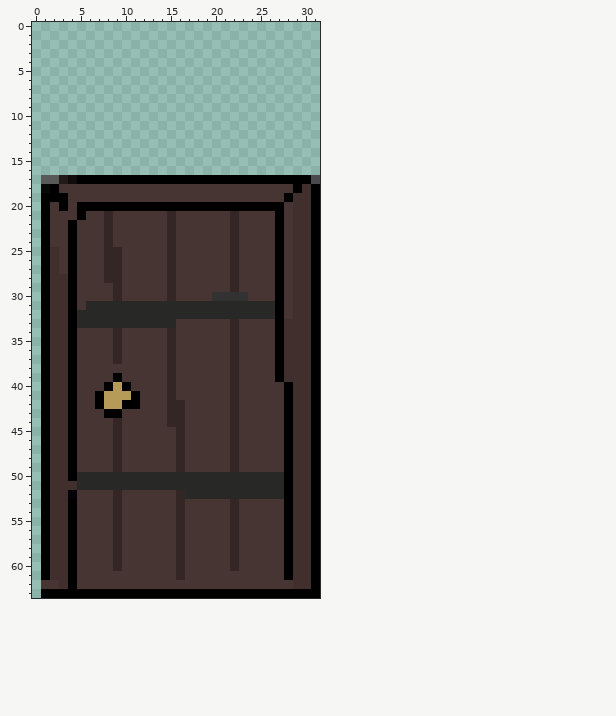
One commit to this pixel-art sprite: Assets/Sprites/Room/door.png. The first picture shows the starting point.
The file is 32x64 pixels. Colours within 5 levels of each other are drawn and written as one.
After:
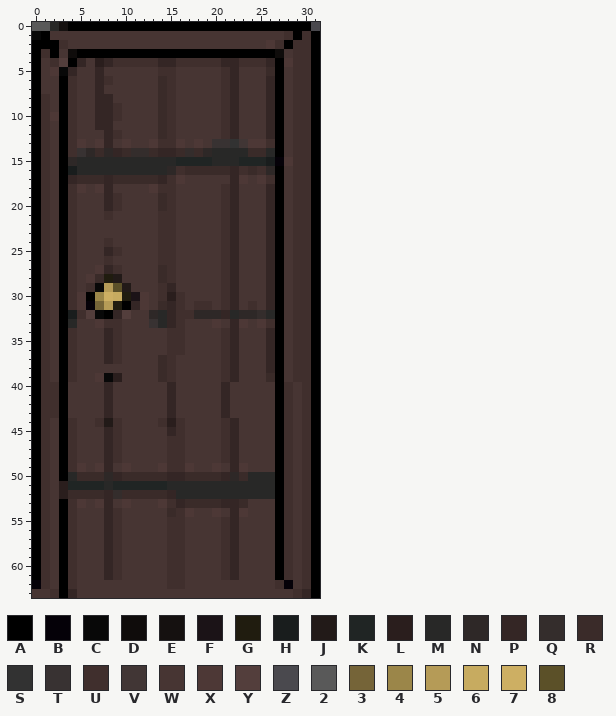
Palette (. is transparent): A #000000  B #050108  C #080808  D #0f0c0b  E #151110  F #1b1317  G #201c0f  H #191d1d  J #221a18  K #202524  L #2a1e1d  M #282827  N #2e2827  P #342625  Q #342d2c  R #3a2b29  S #323232  T #383232  U #402f2d  V #413635  W #473533  X #4d3836  Y #533e3c  Z #4a494e  2 #595959  3 #756438  4 #9b8649  5 #b59b57  6 #c7ab60  7 #cdaf63  8 #5b5028
Changes in this commit:
@@ x 0..31 @@
- 0 ................................
- 1 ................................
- 2 ................................
- 3 ................................
- 4 ................................
- 5 ................................
- 6 ................................
- 7 ................................
- 8 ................................
- 9 ................................
-10 ................................
-11 ................................
-12 ................................
-13 ................................
-14 ................................
-15 ................................
-16 ................................
-17 .22JDAAAAAAAAAAAAAAAAAAAAAAAAAAZ
-18 .CAWWWWWWWWWWWWWWWWWWWWWWWWWWAUA
-19 .AAAWWWWWWWWWWWWWWWWWWWWWWWWAUUA
-20 .AWAWAAAAAAAAAAAAAAAAAAAAAAAWUUA
-21 .AWWWAWWPWWWWWWPWWWWWWPWWWWAWUUA
-22 .AWWAWWWPWWWWWWPWWWWWWPWWWWAWUUA
-23 .AWWAWWWPWWWWWWPWWWWWWPWWWWAWUUA
-24 .AWWAWWWPWWWWWWPWWWWWWPWWWWAWUUA
-25 .AUWAWWWPPWWWWWPWWWWWWPWWWWAWUUA
-26 .AUWAWWWPPWWWWWPWWWWWWPWWWWAWUUA
-27 .AUWAWWWPPWWWWWPWWWWWWPWWWWAWUUA
-28 .AUUAWWWPPWWWWWPWWWWWWPWWWWAWUUA
-29 .AUUAWWWWPWWWWWPWWWWWWPWWWWAWUUA
-30 .AUUAWWWWPWWWWWPWWWWSSSSWWWAWUUA
-31 .AUUAWMMMMMMMMMMMMMMMMMMMMMAWUUA
-32 .AUUAMMMMMMMMMMMMMMMMMMMMMMAWUUA
-33 .AUUAMMMMMMMMMMMWWWWWWPWWWWAUUUA
-34 .AUUAWWWWPWWWWWPWWWWWWPWWWWAUUUA
-35 .AUUAWWWWPWWWWWPWWWWWWPWWWWAUUUA
-36 .AUUAWWWWPWWWWWPWWWWWWPWWWWAUUUA
-37 .AUUAWWWWPWWWWWPWWWWWWPWWWWAUUUA
-38 .AUUAWWWWWWWWWWPWWWWWWPWWWWAUUUA
-39 .AUUAWWWWAWWWWWPWWWWWWPWWWWAUUUA
-40 .AUUAWWWA5AWWWWPWWWWWWPWWWWWAUUA
-41 .AUUAWWA555AWWWPWWWWWWPWWWWWAUUA
-42 .AUUAWWA55AAWWWPPWWWWWPWWWWWAUUA
-43 .AUUAWWWAAWWWWWPPWWWWWPWWWWWAUUA
-44 .AUUAWWWWPWWWWWPPWWWWWPWWWWWAUUA
-45 .AUUAWWWWPWWWWWWPWWWWWPWWWWWAUUA
-46 .AUUAWWWWPWWWWWWPWWWWWPWWWWWAUUA
-47 .AUUAWWWWPWWWWWWPWWWWWPWWWWWAUUA
-48 .AUUAWWWWPWWWWWWPWWWWWPWWWWWAUUA
-49 .AUUAWWWWPWWWWWWPWWWWWPWWWWWAUUA
-50 .AUUAMMMMMMMMMMMMMMMMMMMMMMMAUUA
-51 .AUUUMMMMMMMMMMMMMMMMMMMMMMMAUUA
-52 .AUUBWWWWPWWWWWWPMMMMMMMMMMMAUUA
-53 .AUUAWWWWPWWWWWWPWWWWWPWWWWWAUUA
-54 .AUUAWWWWPWWWWWWPWWWWWPWWWWWAUUA
-55 .AUUAWWWWPWWWWWWPWWWWWPWWWWWAUUA
-56 .AUUAWWWWPWWWWWWPWWWWWPWWWWWAUUA
-57 .AUUAWWWWPWWWWWWPWWWWWPWWWWWAUUA
-58 .AUUAWWWWPWWWWWWPWWWWWPWWWWWAUUA
-59 .AUUAWWWWPWWWWWWPWWWWWPWWWWWAUUA
-60 .AUUAWWWWPWWWWWWPWWWWWPWWWWWAUUA
-61 .AUUAWWWWWWWWWWWPWWWWWWWWWWWAUUA
-62 .WWUAWWWWWWWWWWWWWWWWWWWWWWWWUUA
-63 .AAAAAAAAAAAAAAAAAAAAAAAAAAAAAAA
+ 0 22MEAAAAAAAAAAAAAAAAAAAAAAAAAAAZ
+ 1 CAWWWWWWWWWWWWWWWWWWWWWWWWWWUAUA
+ 2 AAAUWWWWWWWWWWWWWWWWWWWWWWXUAUUA
+ 3 AUAWDAAAAAAAAAAAAAAAAAAAAAADWUUA
+ 4 AWUYAPWLPUUUUUPPUUUUUPPUUUPAXUUA
+ 5 AWXCPWWPWWWWWWUUWWWWWUPWWWRAWUUA
+ 6 AWWAUWWPUWWWWWRUWWWWWUPWWWPAWUUA
+ 7 AWWAUWWPWWWWWWRUWWWWWUPWWWPAWUUA
+ 8 AUWAUWWPPWWWWWRUWWWWWUPWWWPAWUUA
+ 9 AUWAUWWPPUWWWWRUWWWWWUPWWWPAWUUA
+10 AUXAUWWPPUWWWWRUWWWWWUPWWWPAWUUA
+11 AUWAUWWPPWWWWWRUWWWWWUPWWWPAWUUA
+12 AUWAUWWWPUWWWWRUWWWWWUPWWWPAWUUA
+13 AUWAUXWXPWXWWXUUXWXWTTSVXXUAWUUA
+14 AUWAUTNRNPRQQRPPRQRNMMMMRRMAWUUA
+15 AUWANMMMMMMMMMMMKKKKMMMKKKHBXUUA
+16 AUWAHMMMMMMMMMMNURRRRRPURUNAWUUA
+17 AUWAPRRRPRRRRRPUXWWWWWPXWXUAWUUA
+18 AUWAUXWXPWWWWXUUWWWWWUPWWWPAWUUA
+19 AUWAUWWWPUWWWWRUWWWWWUPWWWPAWUUA
+20 AUWAUWWWPUWWWWRUWWWWWUPWWWPAWUUA
+21 AUWAUWWWUWWWWWUUWWWWWUPWWWPAWUUA
+22 AUWAUWWWWWWWWWUUWWWWWUPWWWPAWUUA
+23 AUWAUWWWWWWWWWUUWWWWWUPWWWPAWUUA
+24 AUWAUWWWUWWWWWUUWWWWWUPWWWPAWUUA
+25 AUWAUWWWPUWWWWUUWWWWWUPWWWPAWUUA
+26 AUWAUWWWUWWWWWUUWWWWWUPWWWPAWUUA
+27 AUWAUWWXPUWWWWRUWWWWWUPWWWPAWUUA
+28 AUWAUWXRGJWWWWRUWWWWWUPWWWPAWUUA
+29 AUWAUWUC58JWWWUPWWWWWUPWWWPAWUUA
+30 AUWAUXA476GFXWULUWWWWUPWWWPAWUUA
+31 AUWAUXB35GAPXWRPUWUUWUPWUWPAWUUA
+32 AUWAHUYCAPYWWNMPUUNNNPMNNQMAWUUA
+33 AUWAMWWXUUWWWTMPUWWWXWPXWXUAWUUA
+34 AUWAUWWWPUWWWWWUUWWWWUPWWWPAWUUA
+35 AUWAUWWWPUWWWWWUUWWWWUPWWWPAWUUA
+36 AUWAUWWWPUWWWWWUUWWWWUPWWWPAWUUA
+37 AUWAUWWWPUWWWWRUWWWWWUPWWWPAWUUA
+38 AUWAUWWWWWWWWWRUWWWWWUPWWWPAWUUA
+39 AUWAUWWXCLWWWWRUWWWWWUPWWWRAWUUA
+40 AUUAWWWWPWWWWWWPWWWWWPWWWWWAUWUA
+41 AUUAWWWWPWWWWWWPWWWWWPWWWWWAUWUA
+42 AUUAWWWWPWWWWWWPWWWWWPWWWWWAUWUA
+43 AUUAWWWWPWWWWWWPWWWWWPWWWWWAUWUA
+44 AUWAUWWUJUWWWWULUWWWWUPWWWWAUWUA
+45 AUWAUWWWPUWWWWWPUWWWWUPWWWWAUWUA
+46 AUWAUWWWPUWWWWWUUWWWWUPWWWWAUWUA
+47 AUWAUWWWPUWWWWWUUWWWWUPWWWWAUWUA
+48 AUWAUWWWPUWWWWWUUWWWWUPWWWWAUWUA
+49 AUWAUXWXPWXWWWXUUXWWXWPXWWWAUWUA
+50 AUWAMRRRNPRRRRRPPRRRRPNRMMMAUWUA
+51 AUWLKKKKMKKKKKKMMMMMMMMMMMMAUWUA
+52 AUWLRRRRPQRRRRRPMMMMMMMMMMMAUWUA
+53 AUWAUXWXPWXWWWXUPRRRRPPRWWWAUWUA
+54 AUWAUWWWPUWWWWWRUXWWXWPXWWWAUWUA
+55 AUWAUWWWPUWWWWWUUWWWWUPWWWWAUWUA
+56 AUWAUWWWPUWWWWWUUWWWWUPWWWWAUWUA
+57 AUWAUWWWPUWWWWWUUWWWWUPWWWWAUWUA
+58 AUWAUWWWPUWWWWWUUWWWWUPWWWWAUWUA
+59 AUWAUWWWPUWWWWWUUWWWWUPWWWWAUWUA
+60 AUWAUWWWPUWWWWWUUWWWWUPWWWWAUWUA
+61 AUWAUWWWPUWWWWWUUWWWWUPWWWWAUWUA
+62 BUWAUWWWWWWWWWWUUWWWWWWWWWWUBWUA
+63 WWUAPWWWWWWWWWWWWWWWWWWWWWWWWUPA
Changed places in both pictures, as pixel boxes (x1, y1, x2, y2):
changed: (32, 22, 320, 598)
